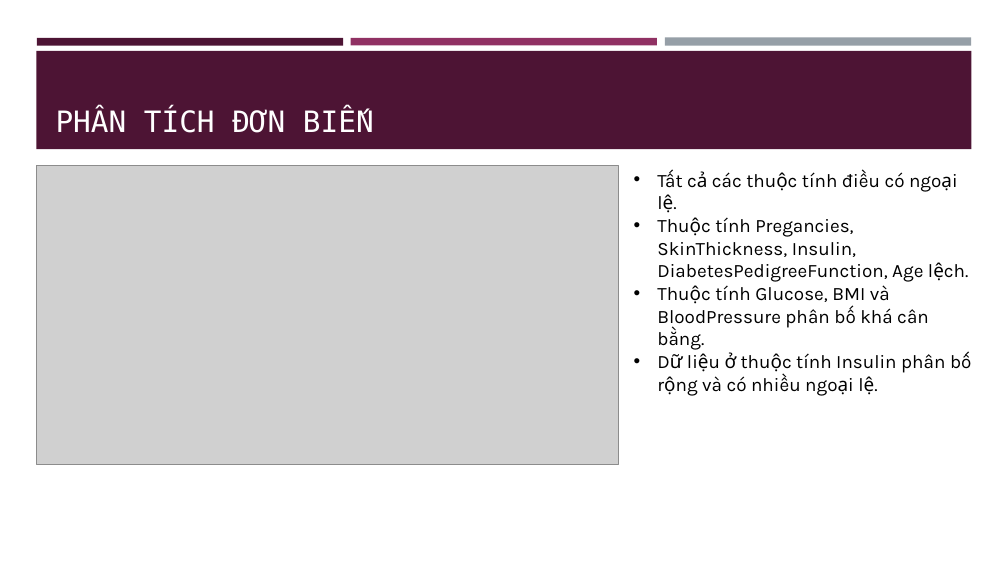
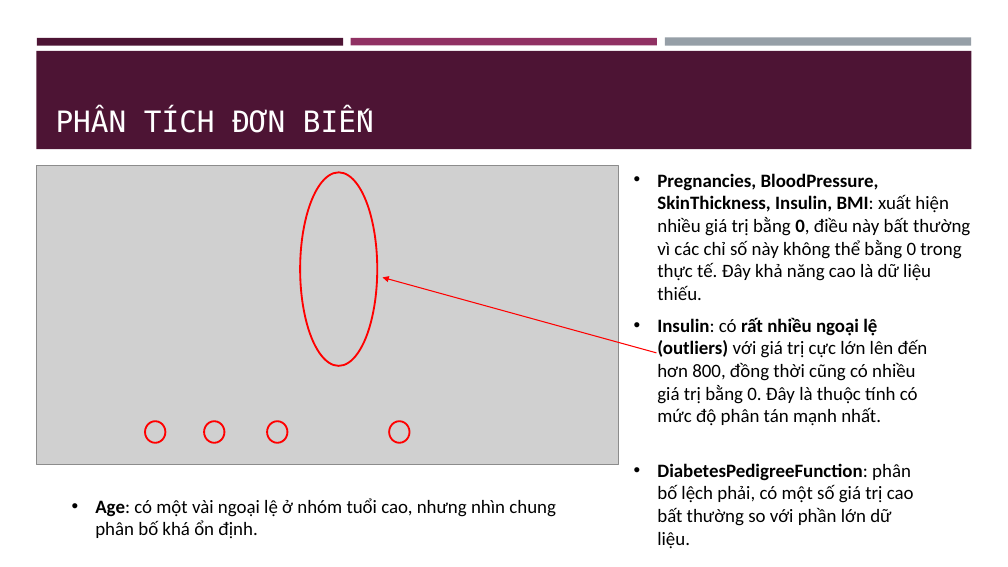
Before and after one commit to NgThanhNhanf/machine_learning, a slide deck: slide 14 of code/practice/lab04/EDA_Bao_cao.pptx (slide 9 before the commit). Drawn at 1008x567 pixels with LibreOffice and Linux fonts; fonts in the diff are those of the drawing; grey boxes stand for pictures. Boxes give left, top, right and bottom in pixels: in the first picture for what was removed or moved away, otherwise in the second. Text is boxed around its words. In the diff, an @@ line names an element or a change of style, - is before the commit and + after.

```diff
--- a/code/practice/lab04/EDA_Bao_cao.pptx
+++ b/code/practice/lab04/EDA_Bao_cao.pptx
@@ ellipse added at (300,172,377,366), outline #FF0000 1.75 pt @@
@@ text at (657,173,970,300): text changed; font Karla to Calibri @@
-• Tất cả các thuộc tính điều có ngoại lệ.
-• Thuộc tính Pregancies, SkinThickness, Insulin, DiabetesPedigreeFunction, Age lệch.
-• Thuộc tính Glucose, BMI và BloodPressure phân bố khá cân bằng.
-• Dữ liệu ở thuộc tính Insulin phân bố rộng và có nhiều ngoại lệ.
+• Pregnancies, BloodPressure, SkinThickness, Insulin, BMI: xuất hiện nhiều giá trị bằng 0, điều này bất thường vì các chỉ số này không thể bằng 0 trong thực tế. Đây khả năng cao là dữ liệu thiếu.
@@ arrow added from (656, 353) to (383, 278), #FF0000 1 pt @@
@@ text added at (657,317,928,426), 18 pt, text #000000 @@
+• Insulin: có rất nhiều ngoại lệ (outliers) với giá trị cực lớn lên đến hơn 800, đồng thời cũng có nhiều giá trị bằng 0. Đây là thuộc tính có mức độ phân tán mạnh nhất.
@@ ellipse added at (145,421,166,443), outline #FF0000 1.75 pt @@
@@ ellipse added at (204,421,225,443), outline #FF0000 1.75 pt @@
@@ ellipse added at (267,421,287,443), outline #FF0000 1.75 pt @@
@@ ellipse added at (389,421,410,443), outline #FF0000 1.75 pt @@
@@ text added at (657,463,914,548), 18 pt, text #000000 @@
+• DiabetesPedigreeFunction: phân bố lệch phải, có một số giá trị cao bất thường so với phần lớn dữ liệu.
@@ text added at (95,498,556,538), 18 pt, text #000000 @@
+• Age: có một vài ngoại lệ ở nhóm tuổi cao, nhưng nhìn chung phân bố khá ổn định.
```
Also in this commit, not shown: 5 other slides changed, 14 slides added, 1 slide removed, 22 other files.
